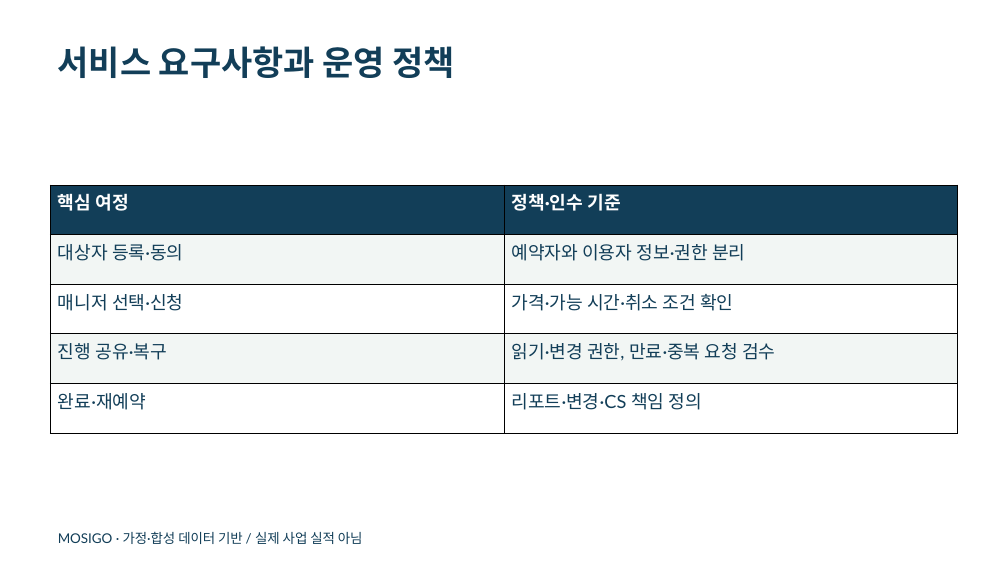
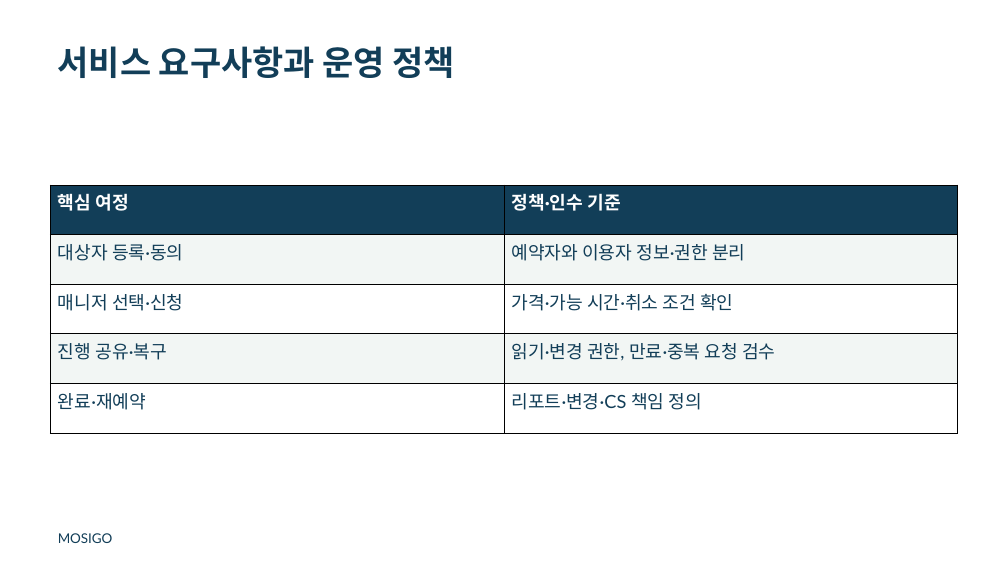
Before and after one commit to dohyunkimmm/mosigo-case-study, a slide deck: slide 6 of downloads/mosigo_report.pptx (slide 5 before the commit). Drawn at 1008x567 pixels with LibreOffice and Linux fonts; fonts in the diff are those of the drawing. Boxes give left, top, right and bottom in pixels: in the first picture for what was removed or moved away, otherwise in the second. Text is boxed around its words. In the diff, an @@ line names an element or a change of style, - is before the commit and + after.

```diff
--- a/downloads/mosigo_report.pptx
+++ b/downloads/mosigo_report.pptx
@@ text at (x1=58, y1=533, x2=113, y2=543): text changed @@
-MOSIGO · 가정·합성 데이터 기반 / 실제 사업 실적 아님
+MOSIGO
```
Also in this commit, not shown: 8 other slides changed, 2 slides added, 4 other files.
